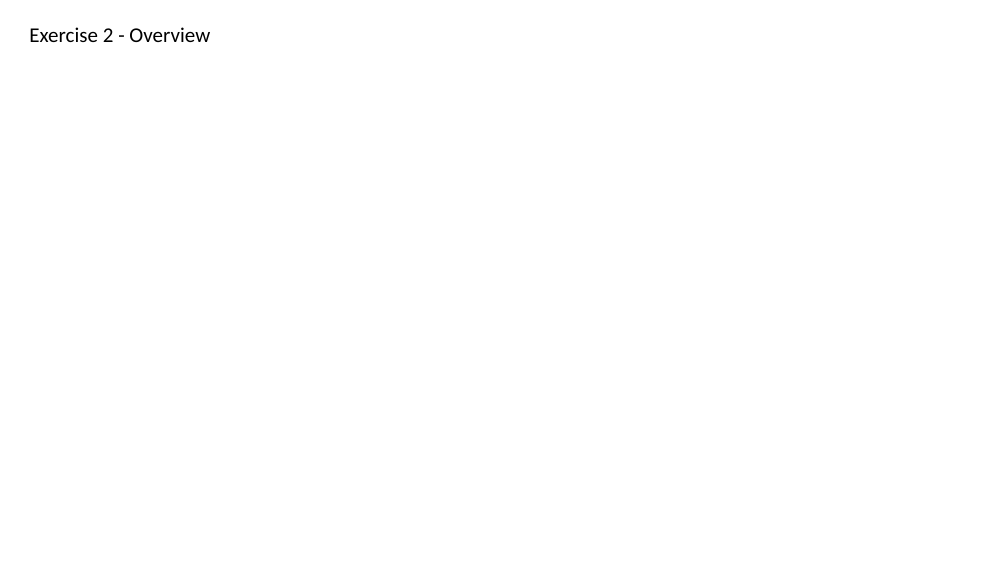
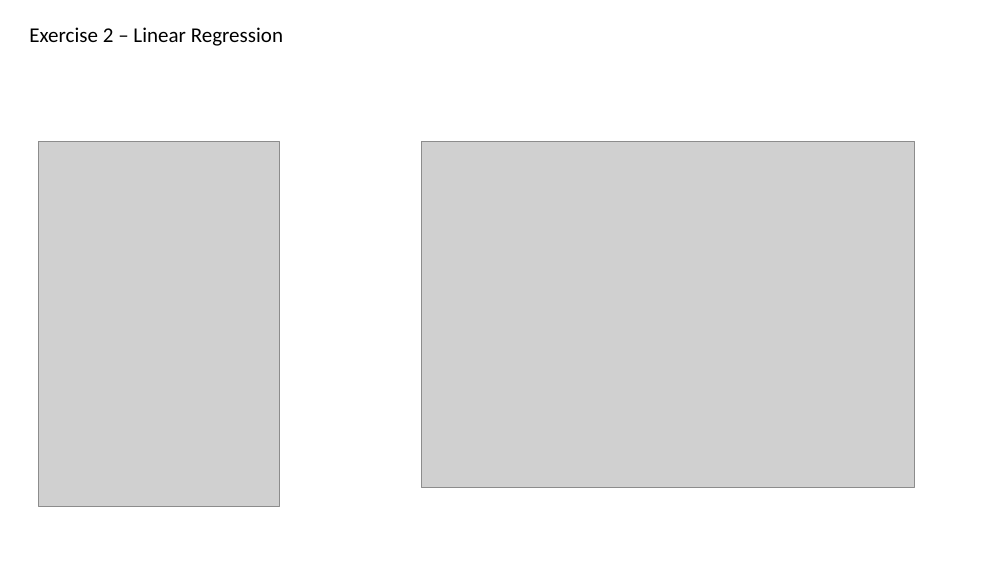
Before and after one commit to ownedbyphysics/ferProject, a slide deck: slide 14 of GeorgopoulosSpyros_FerreroPresentation.pptx. Drawn at 1008x567 pixels with LibreOffice and Linux fonts; fonts in the diff are those of the drawing; grey boxes stand for pictures. Boxes give left, top, right and bottom in pixels: in the first picture for what was removed or moved away, otherwise in the second. Text is boxed around its words. In the diff, an @@ line names an element or a change of style, - is before the commit and + after.

Commit message:
presentation update

```diff
--- a/GeorgopoulosSpyros_FerreroPresentation.pptx
+++ b/GeorgopoulosSpyros_FerreroPresentation.pptx
@@ text at (x1=29, y1=27, x2=283, y2=46): text changed @@
-Exercise 2 - Overview
+Exercise 2 – Linear Regression
@@ picture added at (x1=39, y1=142, x2=280, y2=507) @@
@@ picture added at (x1=422, y1=142, x2=915, y2=488) @@
```
Also in this commit, not shown: 2 slides added, 1 other file.
